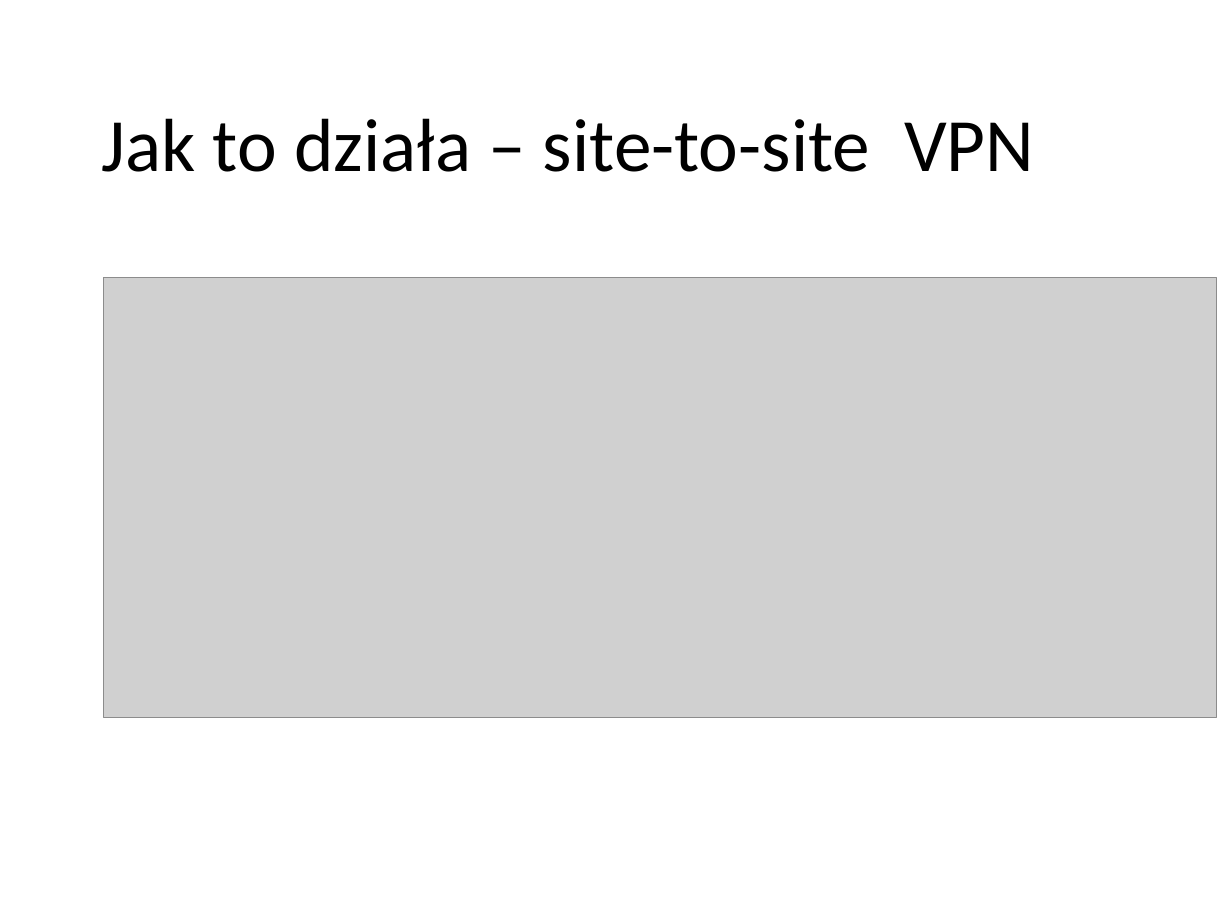
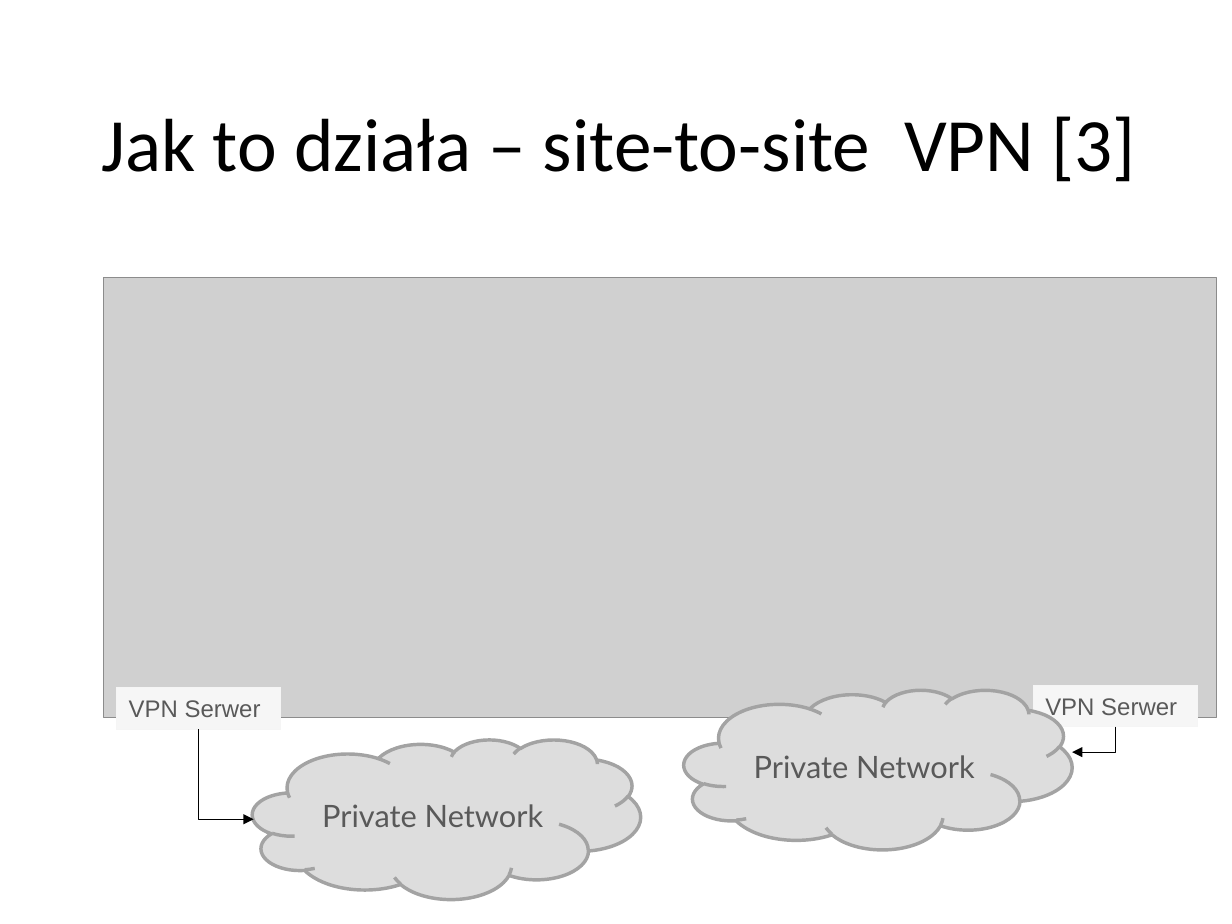
Before and after one commit to pwr227078/Reports, a slide deck: slide 6 of VPN/VPN.pptx (slide 5 before the commit). Drawn at 1232x924 pixels with LibreOffice and Linux fonts; fonts in the diff are those of the drawing; grey boxes stand for pictures; background and template pictures are left out. Boxes give left, top, right and bottom in pixels: in the first picture for what was removed or moved away, otherwise in the second. Text is boxed around its words. In the diff, an @@ line names an element or a change of style, - is before the commit and + after.

```diff
--- a/VPN/VPN.pptx
+++ b/VPN/VPN.pptx
@@ text at [102, 116, 1135, 182]: text changed @@
-Jak to działa – site-to-site VPN
+Jak to działa – site-to-site VPN [3]
@@ rectangle added at [117, 687, 282, 729], fill #F6F6F6, outline #F5F5F5 0.75 pt, 14 pt, text #595959 @@
+VPN Serwer
@@ rectangle added at [1034, 685, 1199, 727], fill #F6F6F6, outline #F5F5F5 0.75 pt, 14 pt, text #595959 @@
+VPN Serwer
@@ thought cloud added at [684, 690, 1072, 850], fill #DDDDDD, outline #A3A3A3 2 pt, 18 pt, text #595959 @@
+Private Network
@@ elbow arrow added from (198, 729) to (254, 819), #000000 0.75 pt @@
@@ thought cloud added at [253, 739, 641, 899], fill #DDDDDD, outline #A3A3A3 2 pt, 18 pt, text #595959 @@
+Private Network
@@ elbow arrow added from (1115, 727) to (1072, 753), #000000 0.75 pt @@
```
Also in this commit, not shown: 7 other slides changed, 2 slides added, 2 other files.
